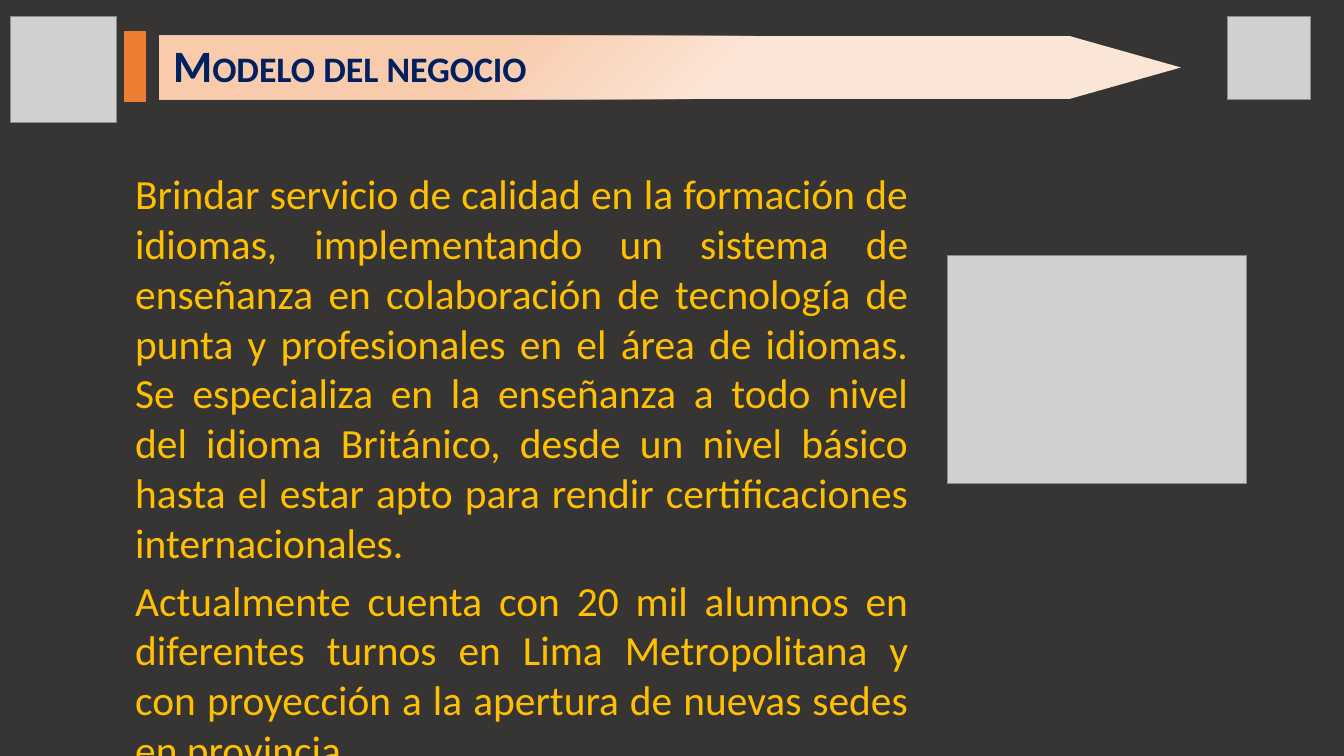
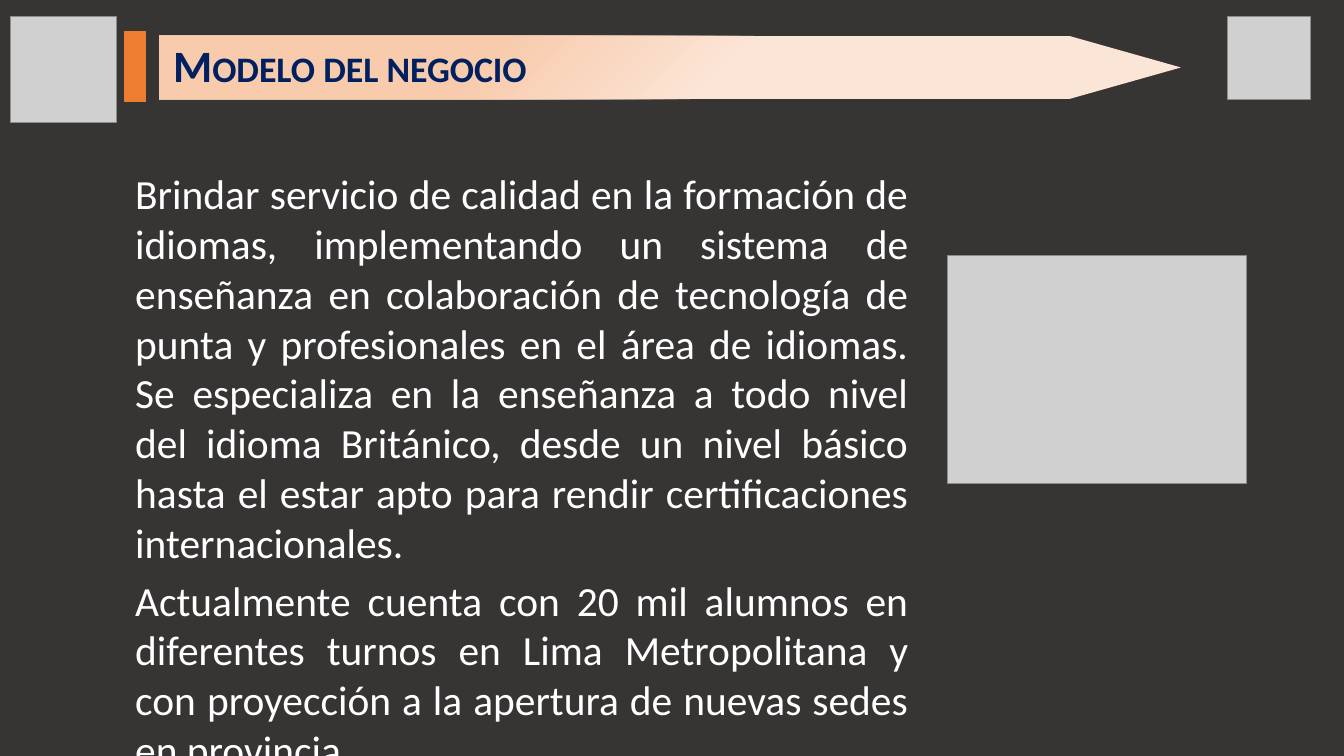
Before and after one commit to rojfrank/ing_req_rr, a slide deck: slide 5 of Requerimiento_Presentacion1.pptx. Drawn at 1344x756 pixels with LibreOffice and Linux fonts; fonts in the diff are those of the drawing; grey boxes stand for pictures; background and template pictures are left out; a plain dark background stands for a picture behind light text. Boxes give left, top, right and bottom in pixels: in the first picture for what was removed or moved away, otherwise in the second. Text is boxed around its words. In the diff, an @@ line names an element or a change of style, - is before the commit and + after.

```diff
--- a/Requerimiento_Presentacion1.pptx
+++ b/Requerimiento_Presentacion1.pptx
@@ text "Brindar servicio de calidad en ..." at bbox=[135, 180, 908, 722]: text colour #FFC000 to #FFFFFF @@
```
Also in this commit, not shown: 13 other slides changed, 11 slides added, 1 slide removed, 1 other file.
